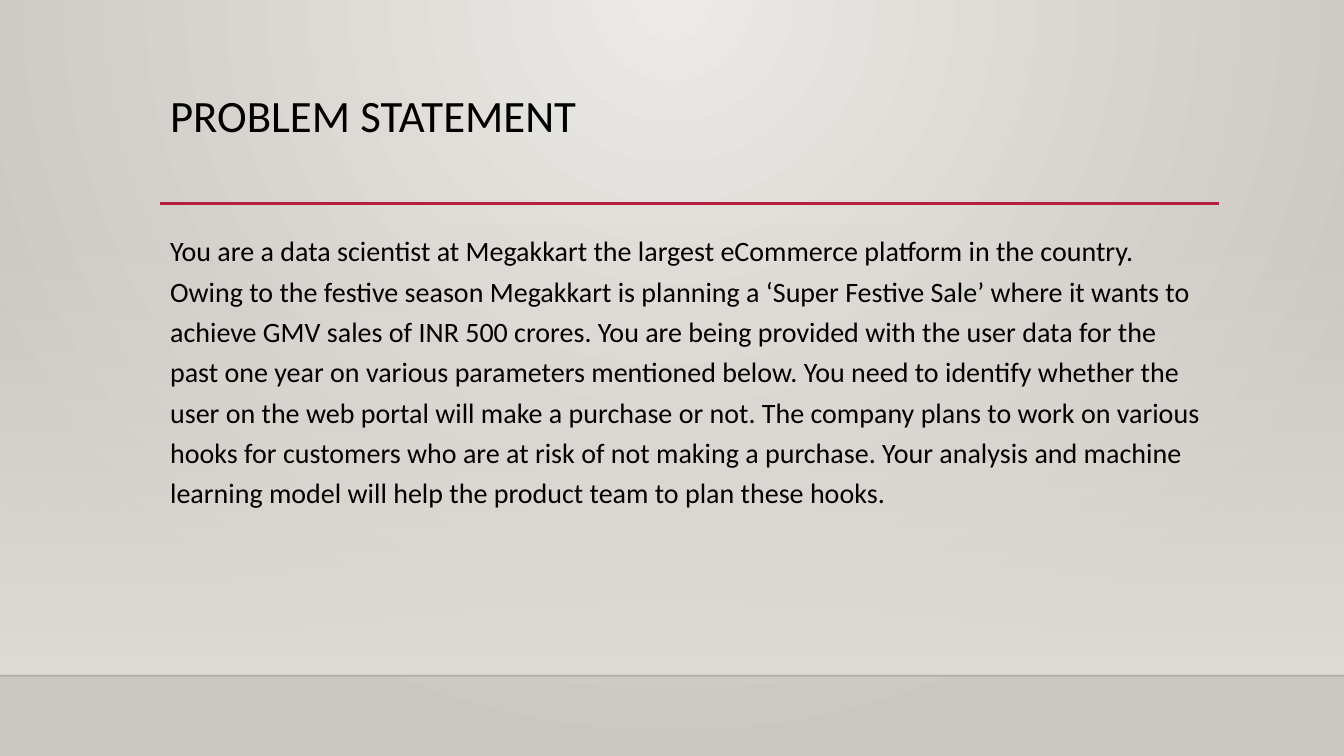
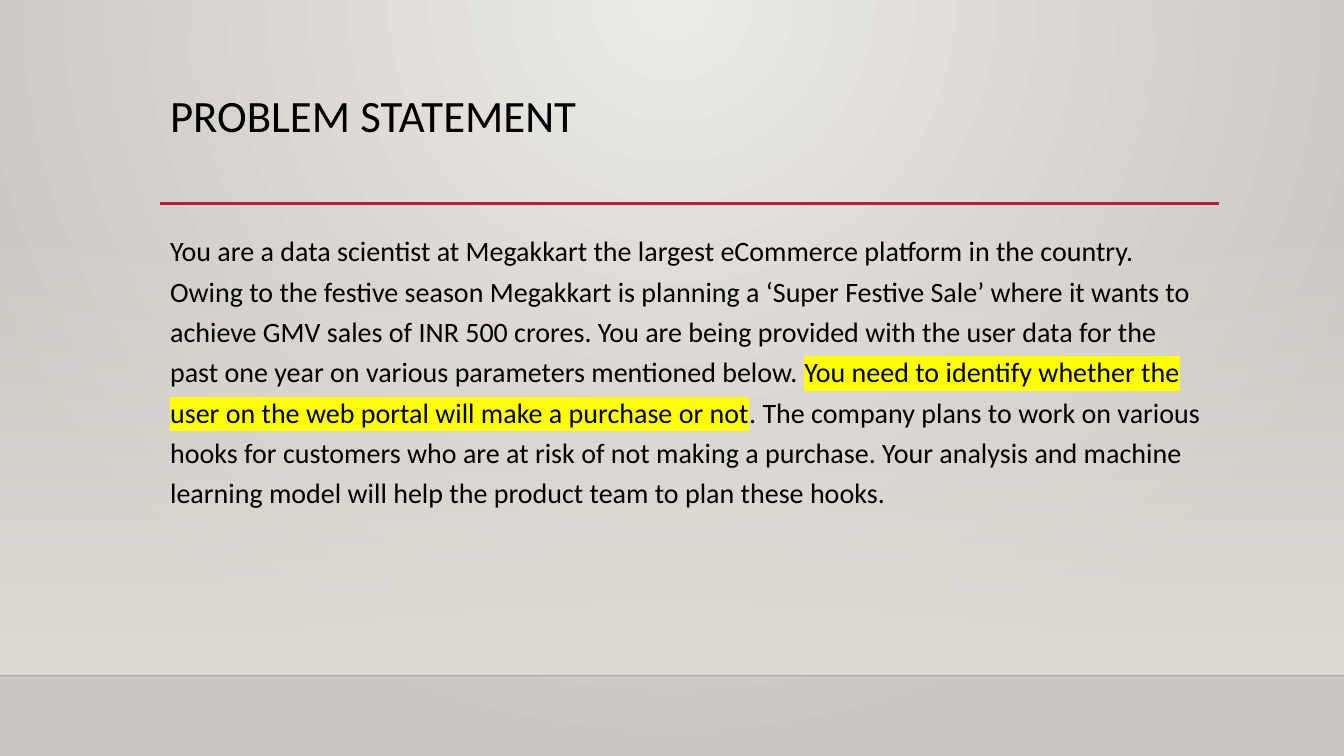
Before and after one commit to mbhoge/ml-hackathon-1, a slide deck: slide 3 of Data Fanatics Team - Data Analysis.pptx. Drawn at 1344x756 pixels with LibreOffice and Linux fonts; fonts in the diff are those of the drawing; background and template pictures are left out. Boxes give left, top, right and bottom in pixels: in the first picture for what was removed or moved away, otherwise in the second. Text is boxed around its words. In the diff, an @@ line names an element or a change of style, - is before the commit and + after.

```diff
--- a/Data Fanatics Team - Data Analysis.pptx
+++ b/Data Fanatics Team - Data Analysis.pptx
@@ text "You are a data scientist ..." at (170,241,1199,508): highlight none to #FFFF00 in "You need to identify whether the user ..." @@
```
Also in this commit, not shown: 3 other slides changed, 12 slides added, 5 other files.
